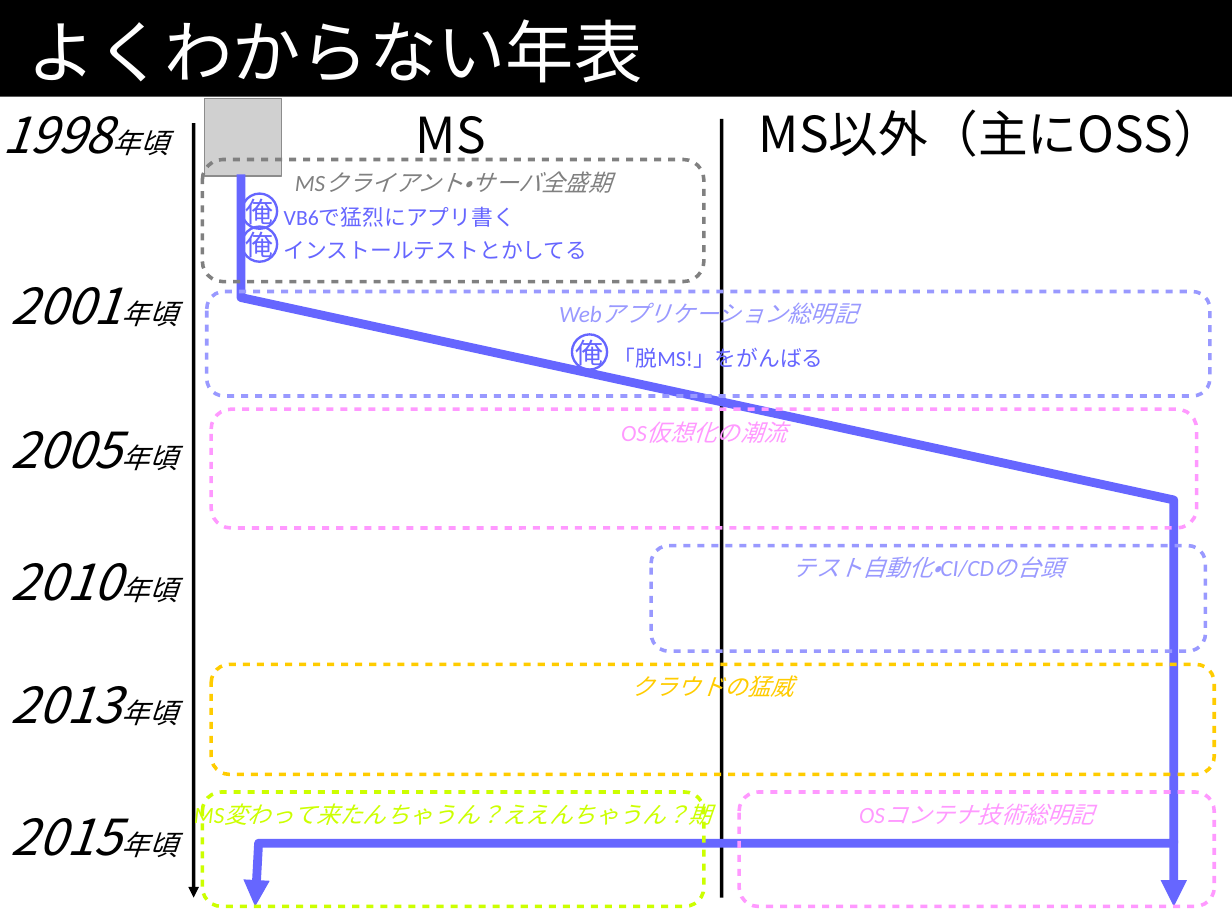
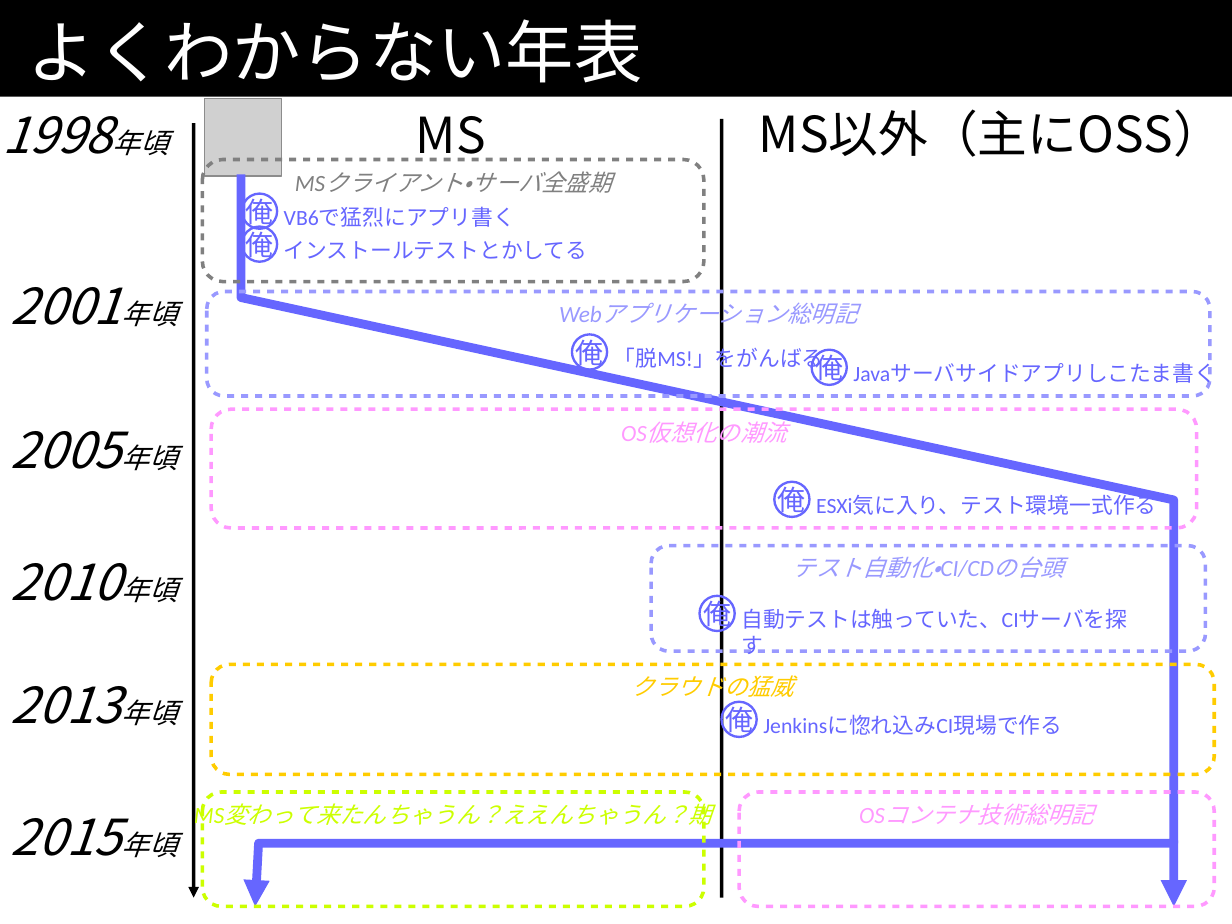
Before and after one commit to kazuhito-m/kazuhito-m.github.io, a slide deck: slide 81 of _drafts/comcamp2016.odp (slide 40 before the commit). Drawn at 1232x924 pixels with LibreOffice and Linux fonts; fonts in the diff are those of the drawing; grey boxes stand for pictures. Boxes give left, top, right and bottom in pixels: in the first picture for what was removed or moved away, otherwise in the second. Text is boxed around its words. In the diff, an @@ line names an element or a change of style, - is before the commit and + after.

```diff
--- a/_drafts/comcamp2016.odp
+++ b/_drafts/comcamp2016.odp
@@ ellipse added at (x1=812, y1=350, x2=846, y2=385), outline #6666FF 1.5 pt, 18 pt, text #6666FF @@
+俺
@@ text added at (x1=853, y1=363, x2=1216, y2=388), 14 pt, text #6666FF @@
+Javaサーバサイドアプリしこたま書く
@@ ellipse added at (x1=775, y1=482, x2=809, y2=517), outline #6666FF 1.5 pt, 18 pt, text #6666FF @@
+俺
@@ text added at (x1=816, y1=495, x2=1156, y2=515), 14 pt, text #6666FF @@
+ESXi気に入り、テスト環境一式作る
@@ ellipse added at (x1=700, y1=596, x2=735, y2=631), outline #6666FF 1.5 pt, 18 pt, text #6666FF @@
+俺
@@ text added at (x1=741, y1=608, x2=1127, y2=629), 14 pt, text #6666FF @@
+自動テストは触っていた、CIサーバを探す
@@ ellipse added at (x1=722, y1=702, x2=757, y2=737), outline #6666FF 1.5 pt, 18 pt, text #6666FF @@
+俺
@@ text added at (x1=763, y1=715, x2=1062, y2=735), 14 pt, text #6666FF @@
+Jenkinsに惚れ込みCI現場で作る
```
Also in this commit, not shown: 2 other slides changed, 41 slides added.
